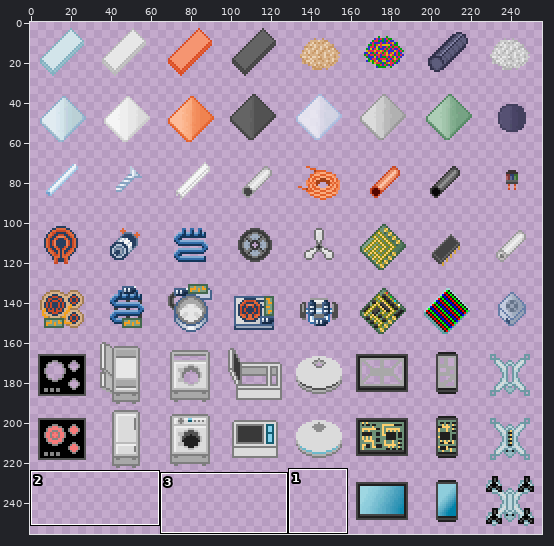
One commit to this sprite sheet: app/src/main/res/drawable-nodpi/materials.png. Above: a wide view before the commit, with the close-up outlined.
Close-up. Earlier state:
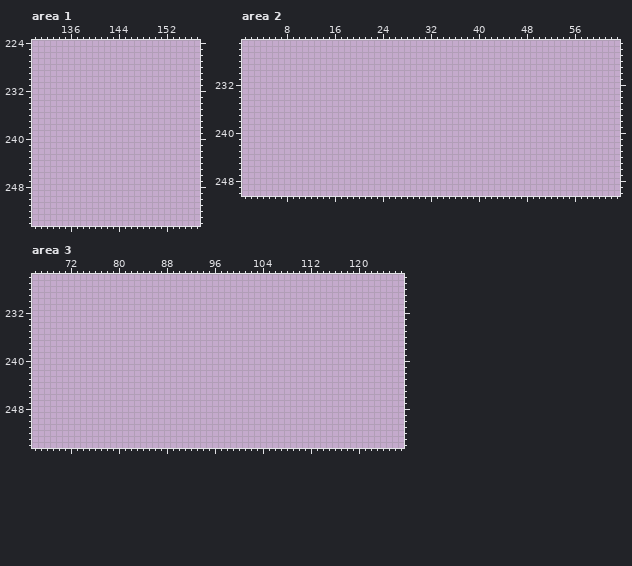
The file is 256x256 pixels. Pixels under 10% opacity are left out. Colours within 5 levels of each other are drawn and written as one. Shown: area 1: x 130..157, y 224..254; area 2: x 1..63, y 225..250; area 3: x 66..127, y 226..254.
Once edited:
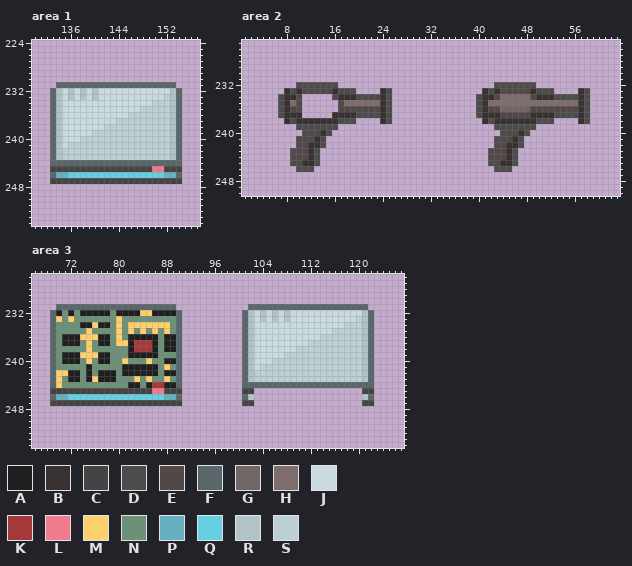
Palette (. is transparent): A #1f1f1f  B #393131  C #444444  D #4c4c4c  E #534848  F #59676a  G #726565  H #7d6d6d  J #c9dbdf  K #a53a3a  L #f17b8e  M #ffcf6d  N #6d9178  P #66b1bf  Q #68cfe3  R #afc3c8  S #bad0d5
Changes in this commit:
Changed rows in their new state; - is an unchanged pixel.
Area 1:
first column x 133:
231 -FFFFFFFFFFFFFFFFFFFF-
232 FRJRJRJRJJJJJJJJJJJJRF
233 FRJRJRJRJJJJJJJJJJJSRF
234 FRJJJJJJJJJJJJJJJSSSRF
235 FRJJJJJJJJJJJJJSSSSSRF
236 FRJJJJJJJJJJJSSSSSSSRF
237 FRJJJJJJJJJSSSSSSSSSRF
238 FRJJJJJJJSSSSSSSSSSSRF
239 FRJJJJJSSSSSSSSSSSSSRF
240 FRJJJSSSSSSSSSSSSSSSRF
241 FRJSSSSSSSSSSSSSSSSSRF
242 FRSSSSSSSSSSSSSSSSSSRF
243 FRSSSSSSSSSSSSSSSSSSRF
244 FFFFFFFFFFFFFFFFFFFFFF
245 CCCCCCCCCCCCCCCCCLLCCC
246 FPPQQQQQQQQQQQQQQQQPPF
247 CCCCCCCCCCCCCCCCCCCCCC
Area 2:
first column x 7:
232 ---DDDDDDD--------------------------DDDDDDD---------
233 -BDBEEEEEBDDD----BD---------------BDBEEEEEBDDD----BD
234 DBBE-----EBBBDDDDBD--------------DBBEHHHHHEBBBDDDDBD
235 DBHE------EHHHHHHBD--------------DBHHHHHHHHHHHHHHHBD
236 DBEE------EEEEEEEBD--------------DBEEGGGGGEEEEEEEEBD
237 DBBB-----BBBBDDDDBD--------------DBBBEEEEEBBBBDDDDBD
238 -BDBBBBBBBDDD----BD---------------BDBBBBBBBDDD----BD
239 ---DDDDDDD--------------------------DDDDDDD---------
240 ----DEEBD----------------------------DEEBD----------
241 ---DEEBD----------------------------DEEBD-----------
242 ---DEBBD----------------------------DEBBD-----------
243 --DEEBD----------------------------DEEBD------------
244 --DEEBD----------------------------DEEBD------------
245 --DEBBD----------------------------DEBBD------------
246 ---DDD------------------------------DDD-------------
Area 3:
first column x 69:
231 -FFFFFFFFFFFFFFFFFFFF------------FFFFFFFFFFFFFFFFFFFF-
232 FANANAAAAANAAAAMMAAAAF----------FRJRJRJRJJJJJJJJJJJJRF
233 FMNMNNNNNNNMNNNNNNNNNF----------FRJRJRJRJJJJJJJJJJJSRF
234 FNNNNAAMAANMNMMMMMMMNF----------FRJJJJJJJJJJJJJJJSSSRF
235 FNNNNNMNNNNMNMNMNMNMNF----------FRJJJJJJJJJJJJJSSSSSRF
236 FNAAAMMMAANMNAAAAANAAF----------FRJJJJJJJJJJJSSSSSSSRF
237 FNAAANMNAANMMAKKKANAAF----------FRJJJJJJJJJSSSSSSSSSRF
238 FNNNNNMNNNNNNAKKKANAAF----------FRJJJJJJJSSSSSSSSSSSRF
239 FNAAAMMMAANNNAAAAANNNF----------FRJJJJJSSSSSSSSSSSSSRF
240 FNAAANMNAANNMNNNMNNAAF----------FRJJJSSSSSSSSSSSSSSSRF
241 FNNNNNANNNNNAAAAAANMNF----------FRJSSSSSSSSSSSSSSSSSRF
242 FMMAANANAAANAAAAAANAAF----------FRSSSSSSSSSSSSSSSSSSRF
243 FMNAANAMAAANNNMNMNNMNF----------FRSSSSSSSSSSSSSSSSSSRF
244 FMNNNNNNNNNNNAANAKKAAF----------FFFFFFFFFFFFFFFFFFFFFF
245 CCCCCCCCCCCCCCCCCLLCCC----------CC------------------CC
246 FPPQQQQQQQQQQQQQQQQPPF----------FR------------------RF
247 CCCCCCCCCCCCCCCCCCCCCC----------CC------------------CC
Changed places in both close-ups, as pixel boxes (x1, y1, x2, y2):
added: (50, 82, 182, 184)
added: (278, 82, 392, 172)
added: (476, 82, 590, 172)
added: (50, 304, 182, 406)
added: (242, 304, 374, 406)
